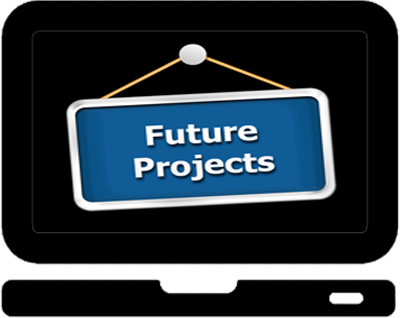
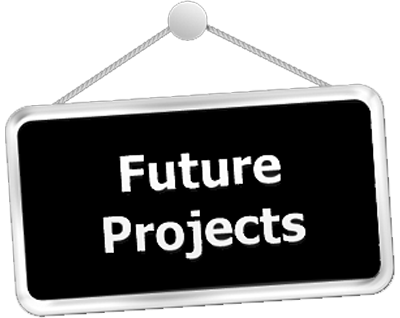
The second 400 × 318 image is a revision of the first. Changes to its layers:
renamed "Layer 1" to "Layer 6", painted on it over [0, 0, 400, 318]
removed layer "Layer 2" over [30, 29, 370, 237]
